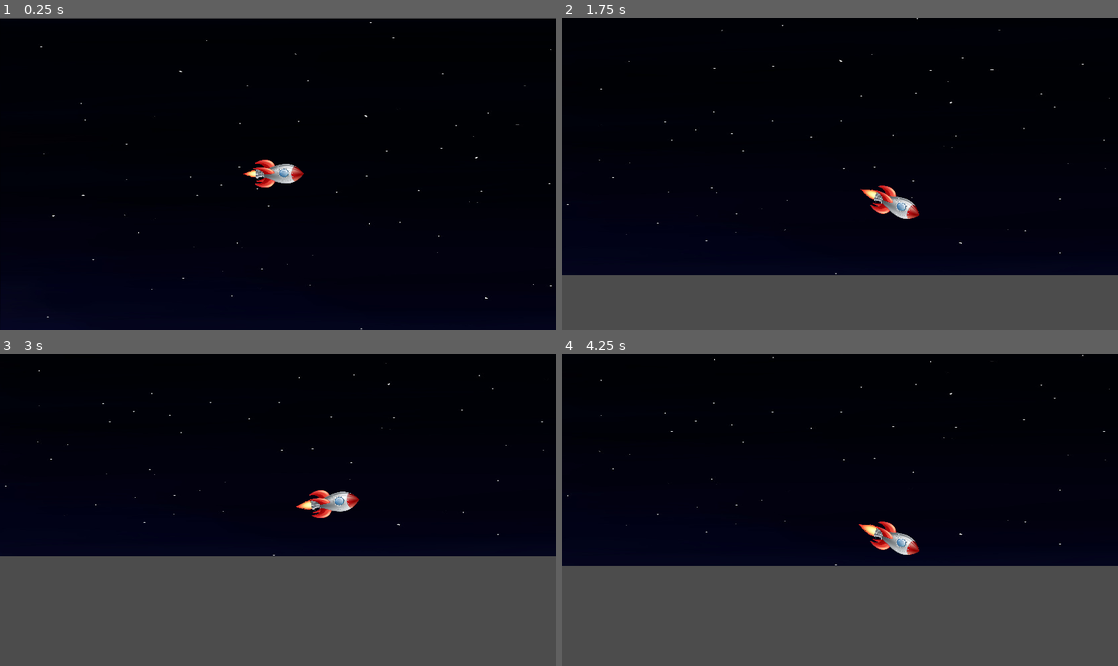
Above: before the commit, frames 1-4 (two rows, left to right).
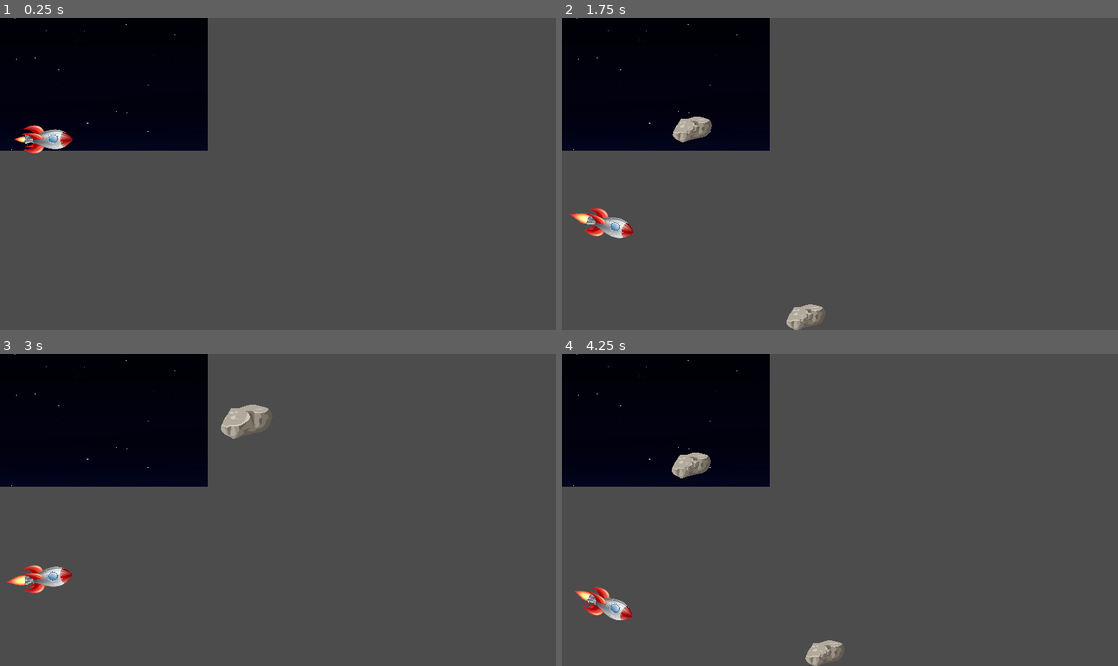
Above: after the commit, the same moments.

Repository: MuskalaMarcin/RocketZero
Game: Godot game, scene res://Main.tscn
Same seed, same stepped clock (60 frames per second), same inputs: the game is played once before the commit and once after it.
Inputs:
- Up to frame 1 (0.25 s): no input
- Up to frame 2 (1.75 s): tap Enter at 0.5 s; hold Right (ui_right) 0.53-1.28 s; hold Down (ui_down) from 1.28 s (still down)
- Up to frame 3 (3 s): release Down (ui_down) at 2.03 s; hold Right (ui_right) 2.03-2.78 s; hold Up (ui_up) from 2.78 s (still down)
- Up to frame 4 (4.25 s): release Up (ui_up) at 3.53 s; hold Down (ui_down) from 3.53 s (still down)

The runs differ from the first frame. In frame 1, 85% of the frame differs, in the area x 0-100%, y 0-100%; in frame 2, 67%; in frame 3, 49%; in frame 4, 53%.

Commit message:
parallax background

Diff:
--- a/BackgroundScene.tscn
+++ b/BackgroundScene.tscn
@@ -2,11 +2,11 @@
 
 [ext_resource path="res://images/background.jpg" type="Texture" id=1]
 
-[node name="Sprite" type="Sprite"]
+[node name="Sprite" type="Sprite" index="0"]
 
 position = Vector2( 512.52, 281.198 )
 scale = Vector2( 0.998404, 0.731663 )
 texture = ExtResource( 1 )
 region_enabled = true
 region_rect = Rect2( 0, 0, 1024, 900 )
-_sections_unfolded = [ "Animation", "Offset", "Region" ]
+_sections_unfolded = [ "Animation", "Region" ]
--- a/Main.tscn
+++ b/Main.tscn
@@ -1,43 +1,15 @@
 [gd_scene load_steps=4 format=2]
 
-[ext_resource path="res://RocketScene.tscn" type="PackedScene" id=1]
-[ext_resource path="res://RocksScene.tscn" type="PackedScene" id=2]
-[ext_resource path="res://BackgroundScene.tscn" type="PackedScene" id=3]
+[ext_resource path="res://BackgroundScene.tscn" type="PackedScene" id=1]
+[ext_resource path="res://RocketScene.tscn" type="PackedScene" id=2]
+[ext_resource path="res://RocksScene.tscn" type="PackedScene" id=3]
 
-[node name="Node2D" type="Node2D" index="0"]
+[node name="Node2D" type="Node2D"]
 
-[node name="RocketScene" parent="." index="0" instance=ExtResource( 1 )]
+[node name="BackgroundScene" parent="." index="0" instance=ExtResource( 1 )]
 
-position = Vector2( -138.262, 363.312 )
+position = Vector2( 0, -3 )
 
-[node name="RocksScene" parent="." index="1" instance=ExtResource( 2 )]
+[node name="RocketScene" parent="." index="1" instance=ExtResource( 2 )]
 
-position = Vector2( 502.8, 43 )
-_sections_unfolded = [ "Pause", "Transform" ]
-
-[node name="ParallaxBackground" type="ParallaxBackground" parent="." index="2"]
-
-layer = -1
-offset = Vector2( 0, 0 )
-rotation = 0.0
-scale = Vector2( 1, 1 )
-transform = Transform2D( 1, 0, 0, 1, 0, 0 )
-scroll_offset = Vector2( 0, 0 )
-scroll_base_offset = Vector2( 0, 0 )
-scroll_base_scale = Vector2( 1, 1 )
-scroll_limit_begin = Vector2( 0, 0 )
-scroll_limit_end = Vector2( 0, 0 )
-scroll_ignore_camera_zoom = false
-_sections_unfolded = [ "Scroll" ]
-
-[node name="ParallaxLayer" type="ParallaxLayer" parent="ParallaxBackground" index="0"]
-
-motion_scale = Vector2( 1, 1 )
-motion_offset = Vector2( 0, 0 )
-motion_mirroring = Vector2( 1678, 0 )
-_sections_unfolded = [ "Motion", "Transform", "Z Index" ]
-
-[node name="BackgroundScene" parent="ParallaxBackground/ParallaxLayer" index="0" instance=ExtResource( 3 )]
-
-position = Vector2( 19.9086, 364.482 )
-scale = Vector2( 1.63885, 0.850512 )
+[node name="RocksScene" parent="." index="2" instance=ExtResource( 3 )]
--- a/Rock.tscn
+++ b/Rock.tscn
@@ -8,7 +8,7 @@
 custom_solver_bias = 0.0
 radius = 30.0
 
-[node name="RigidBody2D" type="RigidBody2D"]
+[node name="RigidBody2D" type="RigidBody2D" index="0"]
 
 input_pickable = false
 collision_layer = 1
--- a/Rocket.gd
+++ b/Rocket.gd
@@ -31,15 +31,6 @@
 		else:
 			hideBigFlame()
 			self.rotation = 0
-	if Input.is_action_pressed("ui_right"):
-		if self.position.y < MAX_Y:
-			showBigFlame()
-			if self.rotation < MAX_ROT:
-				self.rotation += ROT * delta
-			direction.x += SPEED
-		else:
-			hideBigFlame()
-			self.rotation = 0
 	if Input.is_action_pressed("ui_up"):
 		if self.position.y > -MAX_Y:
 			showBigFlame()
--- a/RocketScene.tscn
+++ b/RocketScene.tscn
@@ -31,7 +31,7 @@
 flags = 7
 size = Vector2( 0, 0 )
 
-[node name="Node2D" type="Node2D"]
+[node name="Node2D" type="Node2D" index="0"]
 
 position = Vector2( 115.738, 299.312 )
 scale = Vector2( 1.87463, 1.88916 )
@@ -60,7 +60,6 @@
 scale = Vector2( 0.113777, 0.113777 )
 frames = SubResource( 2 )
 animation = "default"
-frame = 2
 playing = true
 _sections_unfolded = [ "Visibility" ]
 
@@ -70,7 +69,6 @@
 scale = Vector2( 0.0784136, 0.0784136 )
 frames = SubResource( 2 )
 animation = "default"
-frame = 2
 playing = true
 _sections_unfolded = [ "Visibility" ]
 
@@ -98,28 +96,3 @@
 rotation = 1.572
 scale = Vector2( 1.8756, 1.72462 )
 shape = SubResource( 1 )
-
-[node name="Camera2D" type="Camera2D" parent="Rocket" index="5"]
-
-anchor_mode = 1
-rotating = false
-current = true
-zoom = Vector2( 1, 1 )
-limit_left = -10000000
-limit_top = -10000000
-limit_right = 10000000
-limit_bottom = 10000000
-limit_smoothed = false
-drag_margin_h_enabled = true
-drag_margin_v_enabled = true
-smoothing_enabled = false
-smoothing_speed = 5.0
-offset_v = 0.0
-offset_h = 0.0
-drag_margin_left = 0.2
-drag_margin_top = 0.2
-drag_margin_right = 0.2
-drag_margin_bottom = 0.2
-editor_draw_screen = true
-editor_draw_limits = false
-editor_draw_drag_margin = false
--- a/RocksScene.tscn
+++ b/RocksScene.tscn
@@ -2,6 +2,6 @@
 
 [ext_resource path="res://RocksScene.gd" type="Script" id=1]
 
-[node name="Node2D" type="Node2D"]
+[node name="Node2D" type="Node2D" index="0"]
 
 script = ExtResource( 1 )
